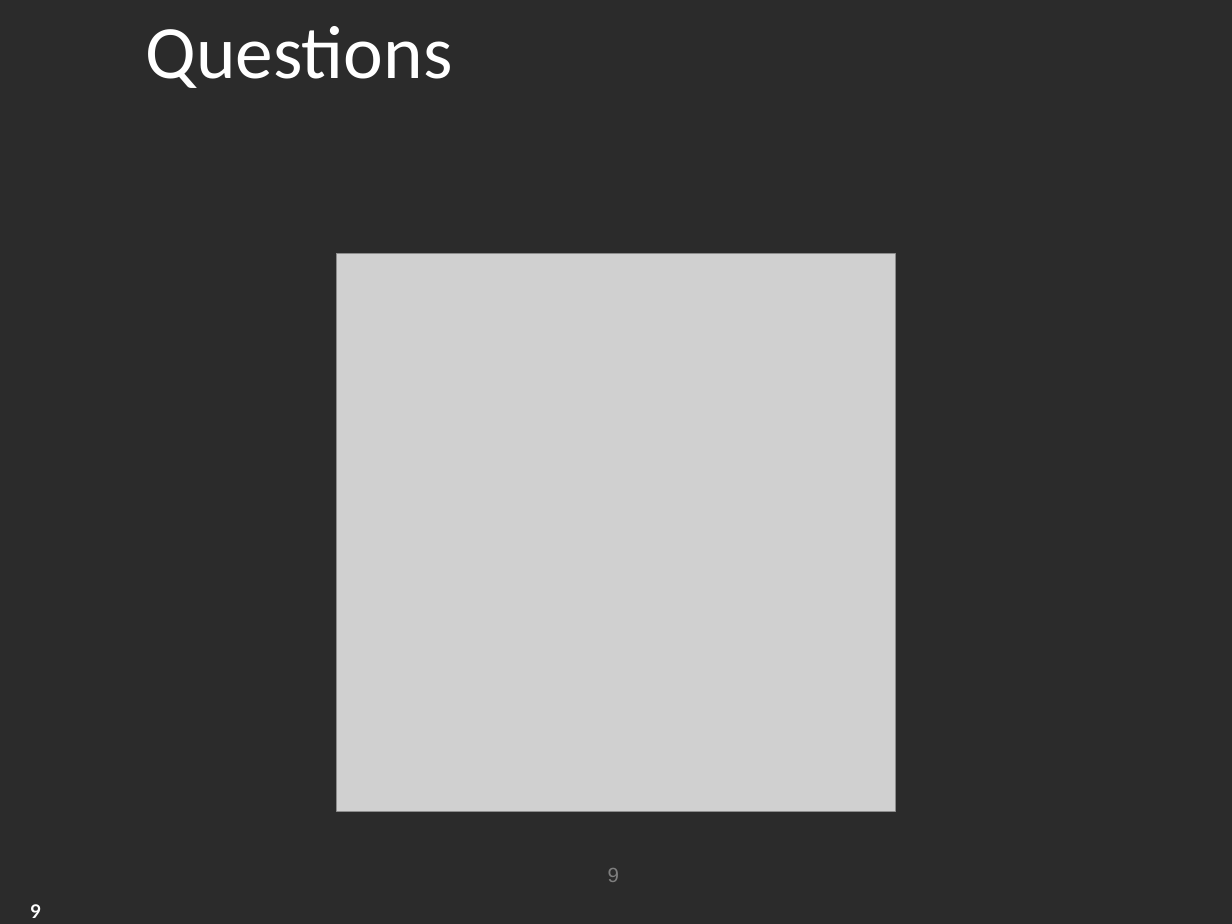
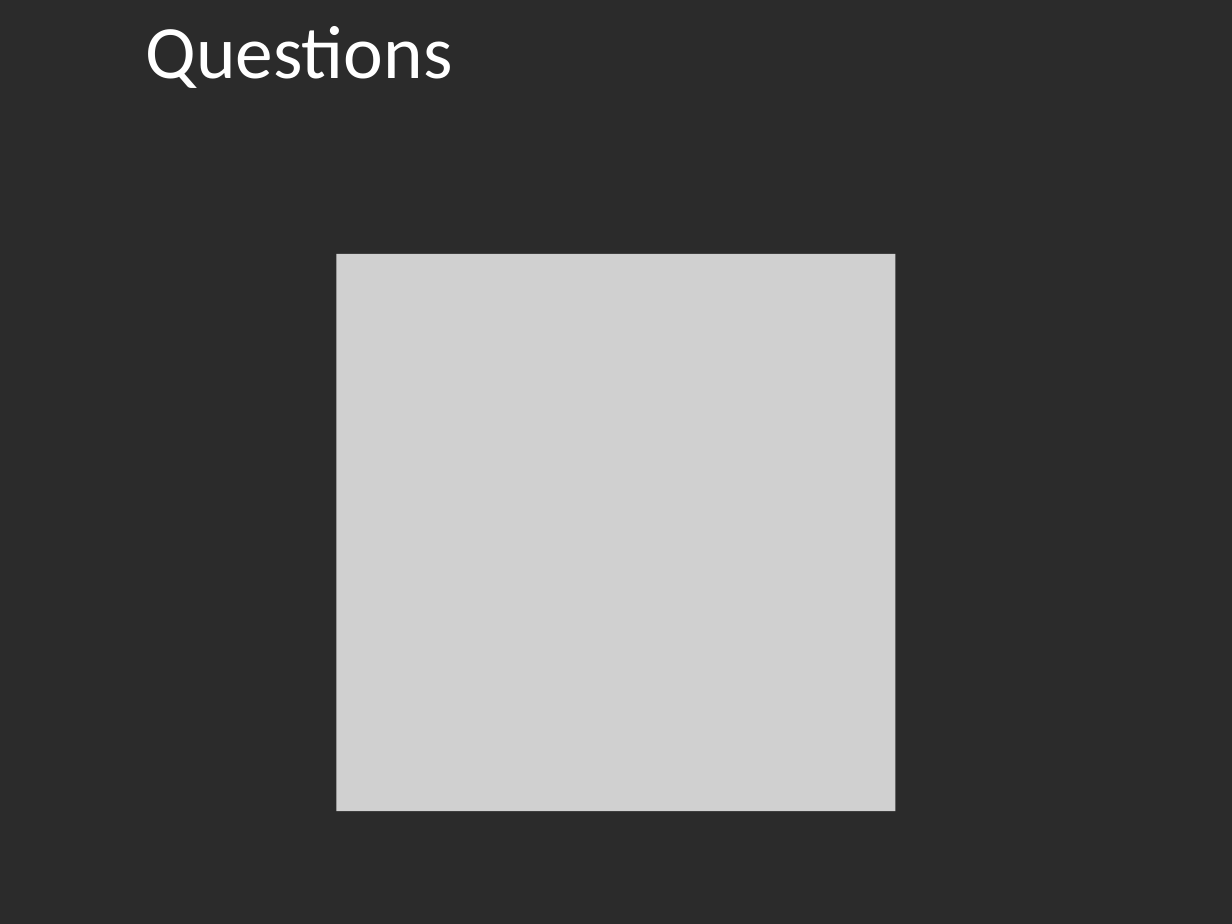
Before and after one commit to valentindoulcier/rba-innophyt, a slide deck: slide 16 of Documents/Soutenance/Présentation.pptx (slide 10 before the commit). Drawn at 1232x924 pixels with LibreOffice and Linux fonts; fonts in the diff are those of the drawing; grey boxes stand for pictures; background and template pictures are left out; a plain dark background stands for a picture behind light text. Boxes give left, top, right and bottom in pixels: in the first picture for what was removed or moved away, otherwise in the second. Text is boxed around its words. In the diff, an @@ line names an element or a change of style, - is before the commit and + after.

```diff
--- a/Documents/Soutenance/Présentation.pptx
+++ b/Documents/Soutenance/Présentation.pptx
@@ page number removed at bbox=[608, 868, 619, 882] @@
-9
@@ page number removed at bbox=[30, 904, 41, 918] @@
-9
```
Also in this commit, not shown: 1 other slide changed, 13 slides added, 7 slides removed.
